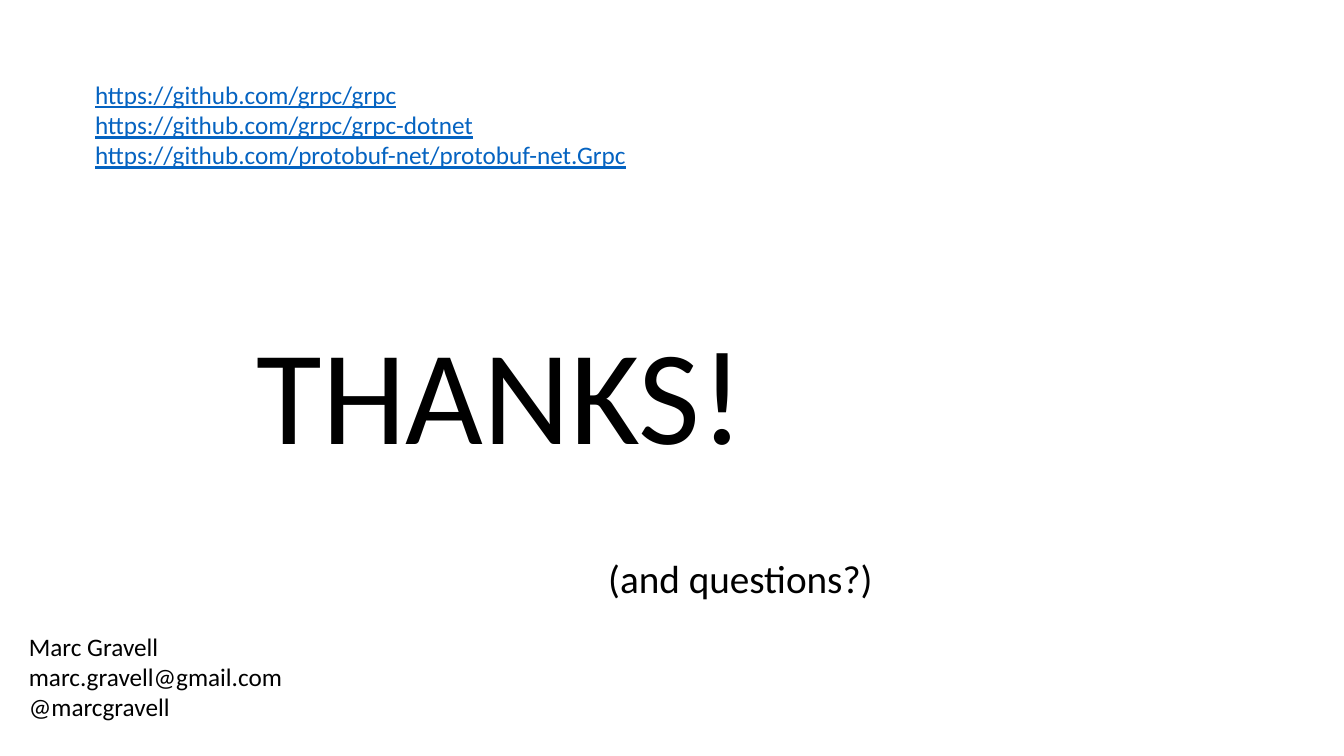
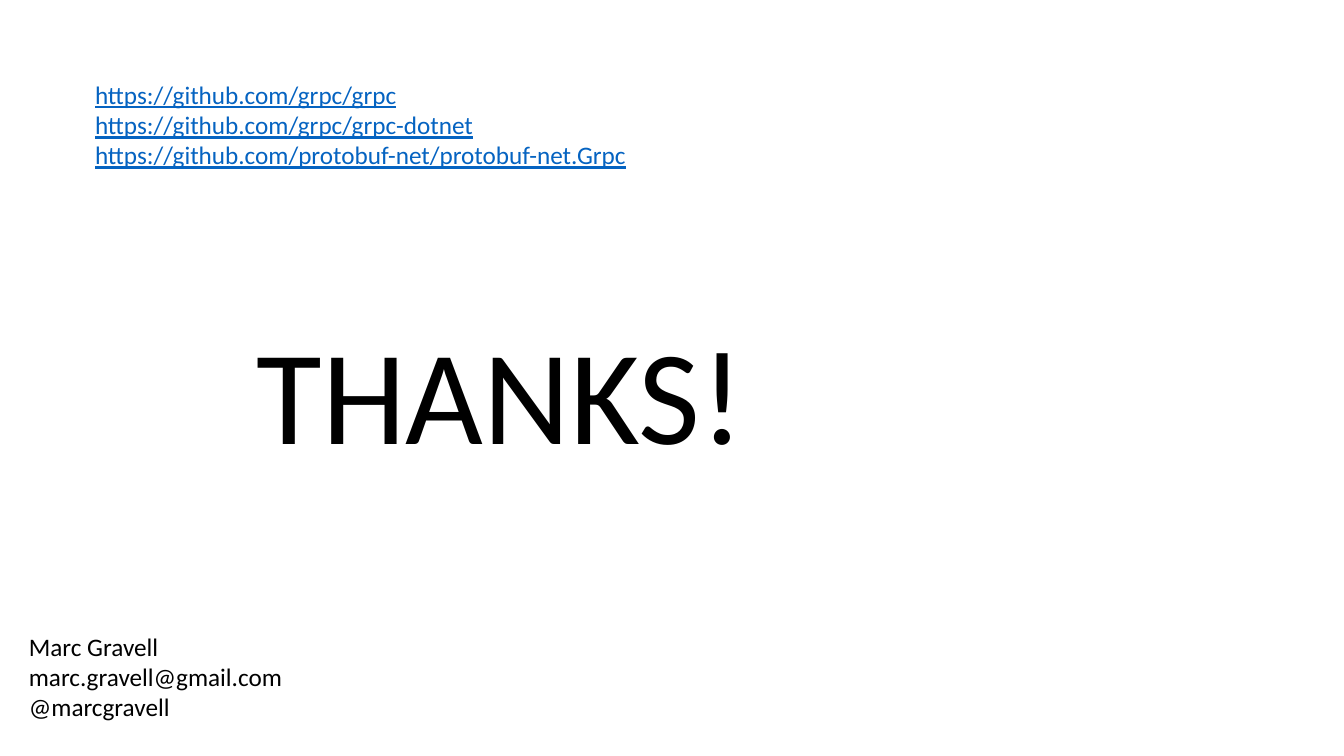
Before and after one commit to protobuf-net/protobuf-net.Grpc, a slide deck: slide 36 of docs/talks/gRPC nologo.pptx (slide 35 before the commit). Drawn at 1344x756 pixels with LibreOffice and Linux fonts; fonts in the diff are those of the drawing. Boxes give left, top, right and bottom in pixels: in the first picture for what was removed or moved away, otherwise in the second. Text is boxed around its words. In the diff, an @@ line names an element or a change of style, - is before the commit and + after.

```diff
--- a/docs/talks/gRPC nologo.pptx
+++ b/docs/talks/gRPC nologo.pptx
@@ text removed at bbox=[608, 564, 873, 600] @@
-(and questions?)
```
Also in this commit, not shown: 1 slide added.
